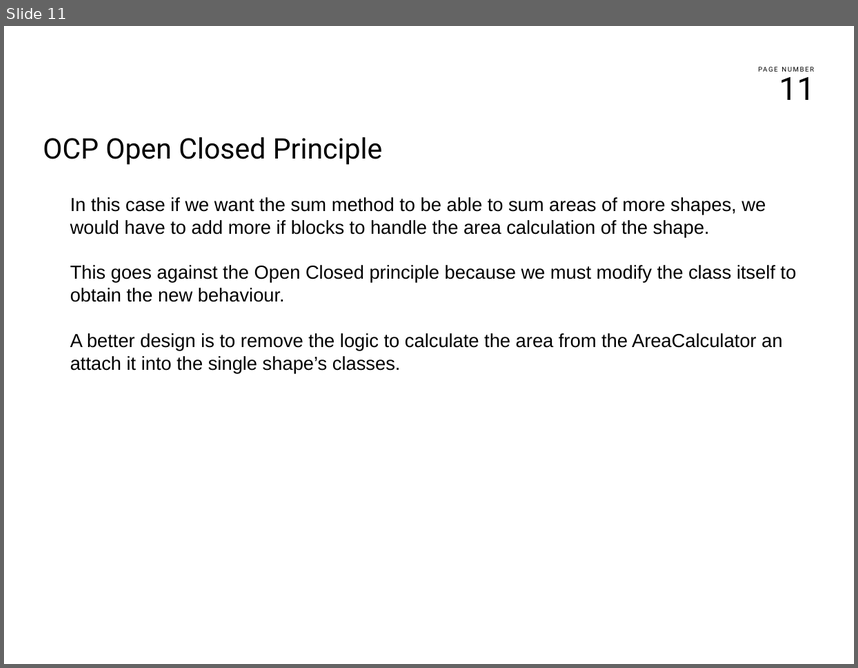
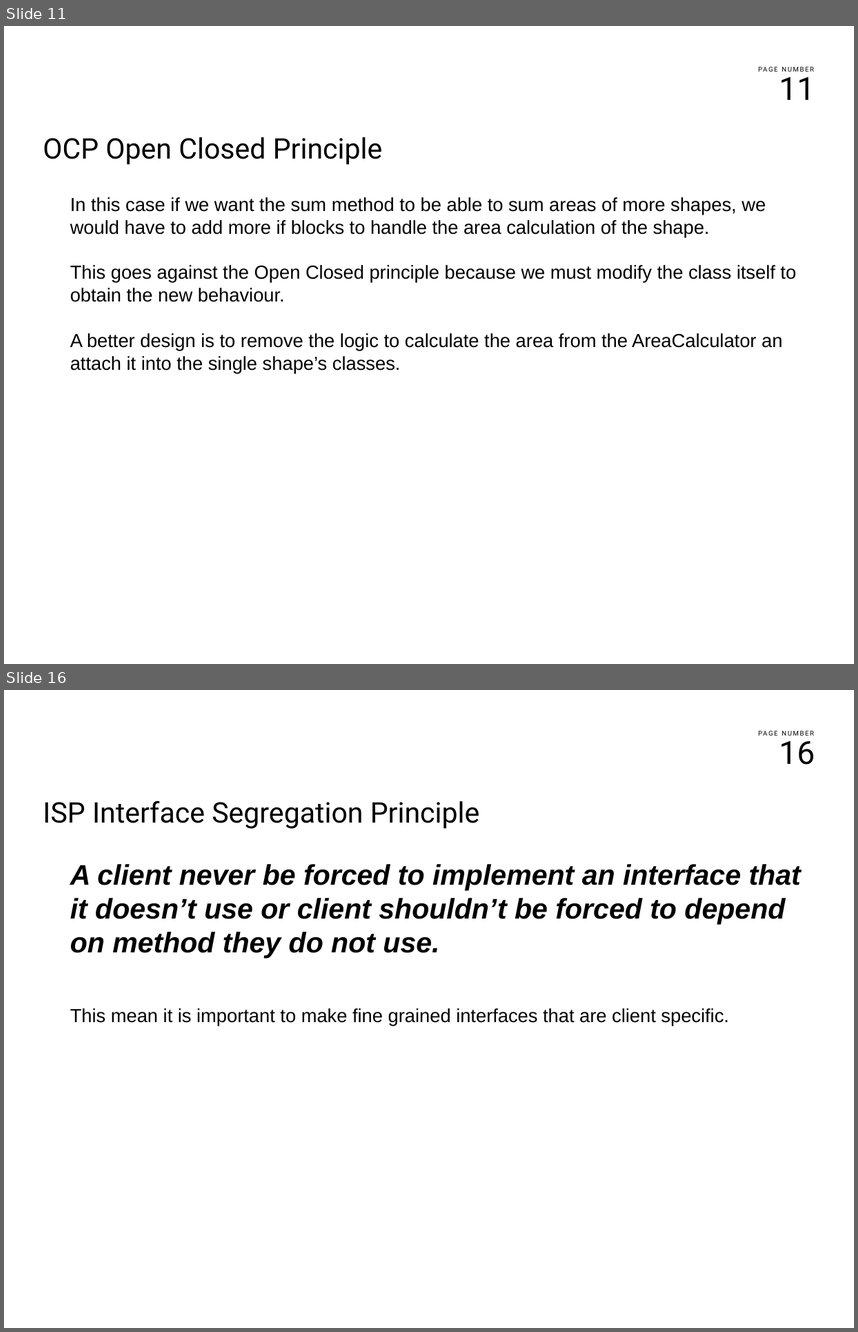
Before and after one commit to franco-melandri/SOLID, a slide deck: docs/solid.pptx. Shown one above the other, each under a label of ours: slide 11 before the commit, slides 11 and 16 after it; the slides between them are not shown. The pictures are 858x668 and 858x1332 pixels, drawn with LibreOffice and Linux fonts; fonts in the diff are those of the drawing; background and template pictures are left out. Boxes give left, top, right and bottom in pixels: in the first picture for what was removed or moved away, otherwise in the second. Text is boxed around its words. In the diff, an @@ line names an element or a change of style, - is before the commit and + after.

```diff
--- a/docs/solid.pptx
+++ b/docs/solid.pptx
@@ slide 16 added at bbox=[4, 690, 854, 1328], background #FFFFFF; not listed: 2 template elements that a slide beside it also shows @@
@@ text added at bbox=[43, 800, 480, 829], 24 pt, text #000000 @@
+ISP Interface Segregation Principle
@@ text added at bbox=[70, 864, 801, 1026], 24 pt, text #000000, bold, italic @@
+A client never be forced to implement an interface that it doesn’t use or client shouldn’t be forced to depend on method they do not use.
+This mean it is important to make fine grained interfaces that are client specific.
```
Also in this commit, not shown: 7 slides changed, 3 other slides added, 5 other files.
